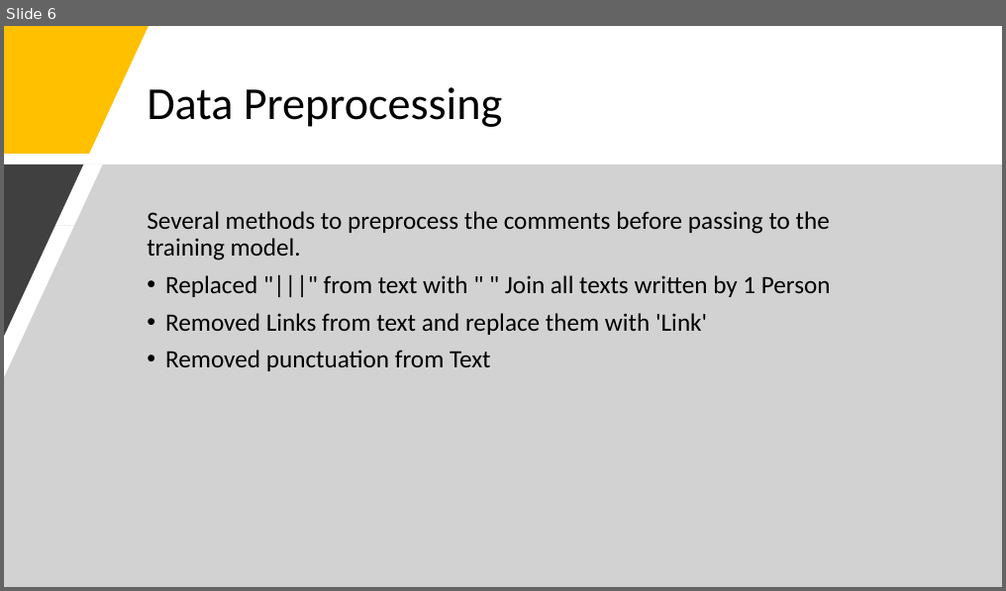
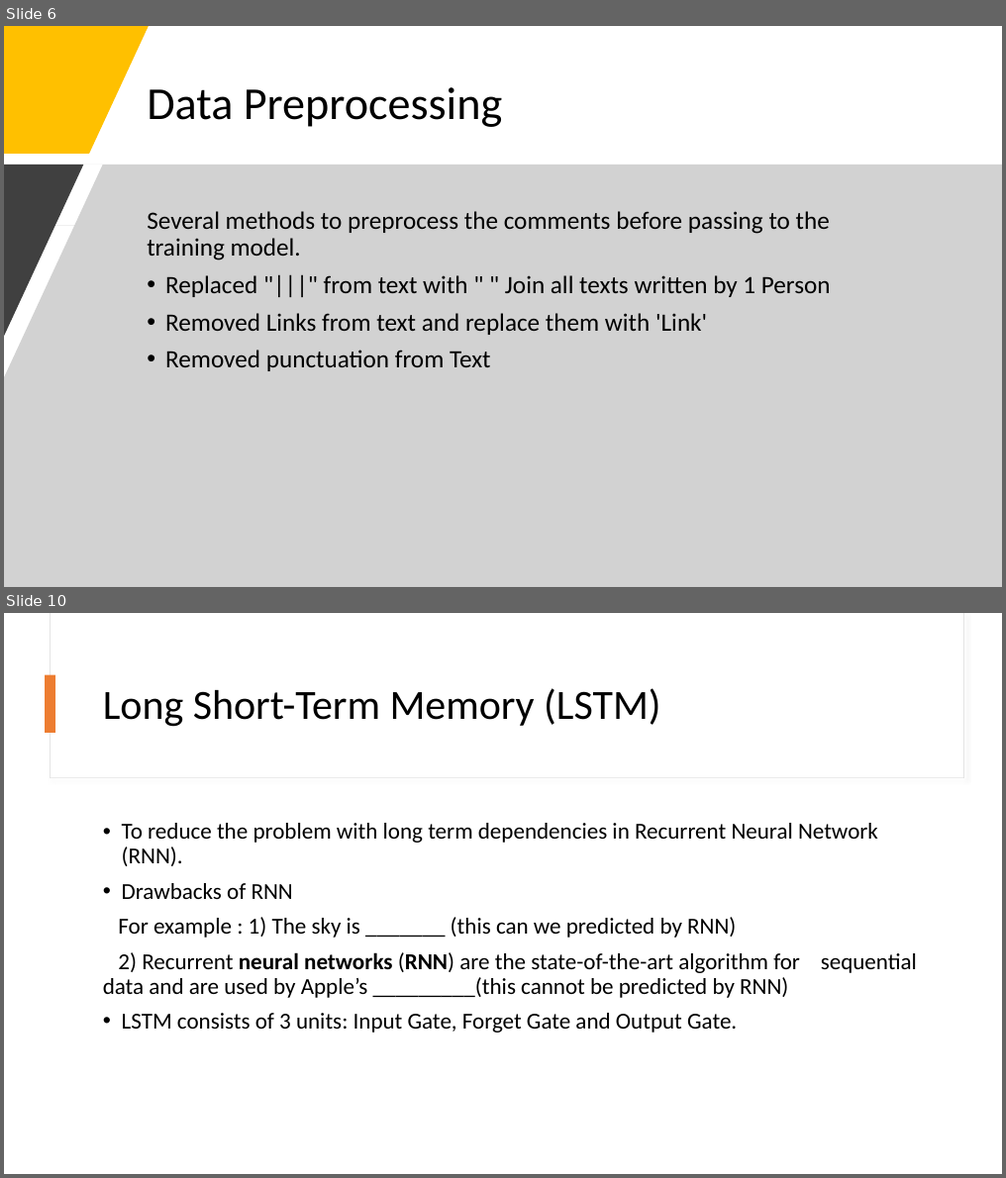
Before and after one commit to nalisharathod01/Myers-Briggs-Personality-Prediction, a slide deck: Project Presentation.pptx. Shown one above the other, each under a label of ours: slide 6 before the commit, slides 6 and 10 after it; the slides between them are not shown. The pictures are 1006x591 and 1006x1178 pixels, drawn with LibreOffice and Linux fonts; fonts in the diff are those of the drawing. Boxes give left, top, right and bottom in pixels: in the first picture for what was removed or moved away, otherwise in the second. Text is boxed around its words. In the diff, an @@ line names an element or a change of style, - is before the commit and + after.

```diff
--- a/Project Presentation.pptx
+++ b/Project Presentation.pptx
@@ slide 10 added at [4,613,1002,1174], background #FFFFFF @@
@@ rectangle added at [50,613,963,778], fill #FFFFFF, outline #E1E1E1 0.75 pt @@
@@ rectangle added at [51,613,963,777], fill #FFFFFF @@
@@ rectangle added at [46,675,55,733], fill #ED7D31 @@
@@ title added at [103,688,660,727], 40 pt, text #000000 @@
+Long Short-Term Memory (LSTM)
@@ text added at [103,823,917,1033], 22 pt, text #000000 @@
+• To reduce the problem with long term dependencies in Recurrent Neural Network (RNN).
+• Drawbacks of RNN
+For example : 1) The sky is _______ (this can we predicted by RNN)
+2) Recurrent neural networks (RNN) are the state-of-the-art algorithm for sequential data and are used by Apple’s _________(this cannot be predicted by RNN)
+• LSTM consists of 3 units: Input Gate, Forget Gate and Output Gate.
```
Also in this commit, not shown: 1 slide changed, 16 other slides added, 1 other file.
